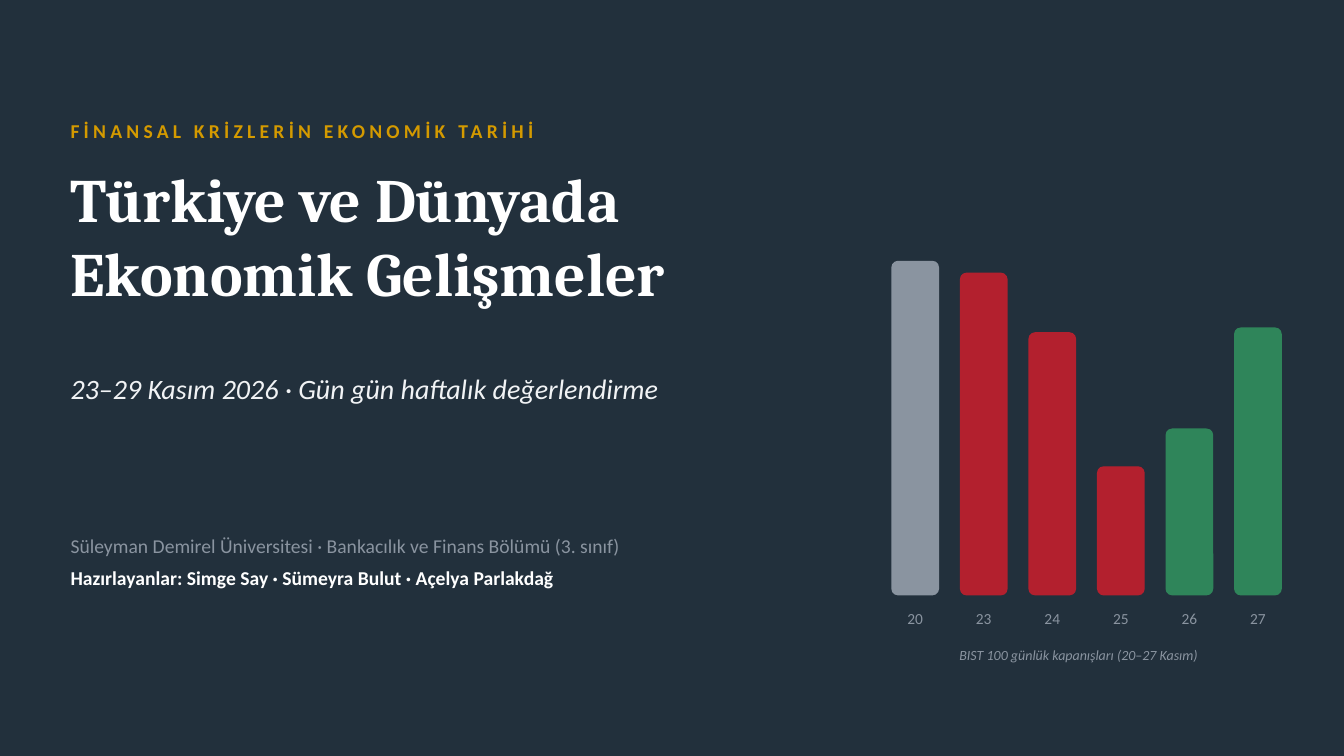
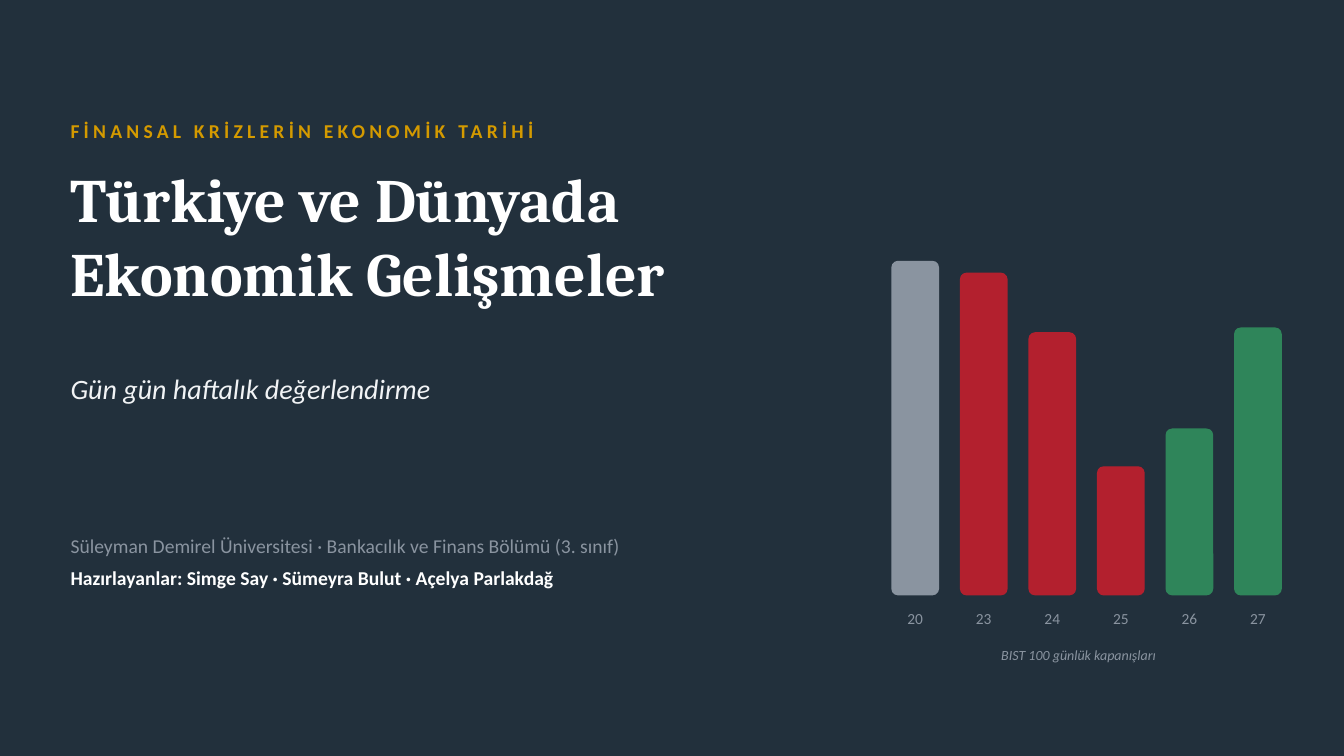
Before and after one commit to likyastudio/ikya-studios-ad, a slide deck: slide 1 of sunum/Haftalik_Ekonomik_Gelismeler_23-29_Kasim_2026.pptx. Drawn at 1344x756 pixels with LibreOffice and Linux fonts; fonts in the diff are those of the drawing. Boxes give left, top, right and bottom in pixels: in the first picture for what was removed or moved away, otherwise in the second. Text is boxed around its words. In the diff, an @@ line names an element or a change of style, - is before the commit and + after.

```diff
--- a/sunum/Haftalik_Ekonomik_Gelismeler_23-29_Kasim_2026.pptx
+++ b/sunum/Haftalik_Ekonomik_Gelismeler_23-29_Kasim_2026.pptx
@@ text at <box>71,379,430,404</box>: text changed @@
-23–29 Kasım 2026 · Gün gün haftalık değerlendirme
+Gün gün haftalık değerlendirme
@@ text at <box>1001,650,1156,662</box>: text changed @@
-BIST 100 günlük kapanışları (20–27 Kasım)
+BIST 100 günlük kapanışları
```
Also in this commit, not shown: 17 other slides changed.
